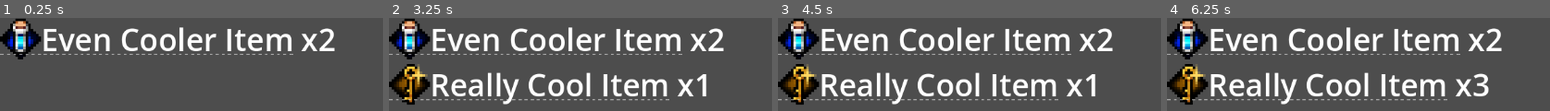
Above: before the commit, frames 1-4 (left to right).
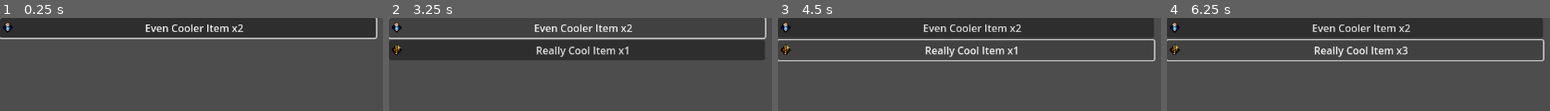
Above: after the commit, the same moments.

Repository: btarg/GodotRPG
Game: Godot game, scene res://control.tscn
The game is run twice, just before and just after one commit, with the same random seed, the same clock (stepped at 60 frames per second) and the same inputs.
Inputs (mouse positions are in pixels of both pictures, inside the frame that each line leads up to):
- Up to frame 1 (0.25 s): no input
- Up to frame 2 (3.25 s): click (576, 28) at 0.5 s, where only the run after the commit has a clickable "Even Cooler Item x2"; click (576, 28) at 1.25 s, where only the run after the commit has a clickable "Even Cooler Item x2"; click (576, 28) at 2 s, where only the run after the commit has a clickable "Even Cooler Item x2"; tap Enter at 2.75 s; tap Space (ui_select) at 3.02 s
- Up to frame 3 (4.5 s): click (965, 50) at 3.5 s, where only the run after the commit has a clickable "Really Cool Item x1"; click (965, 50) at 4.25 s, where only the run after the commit has a clickable "Really Cool Item x1"
- Up to frame 4 (6.25 s): click (1354, 50) at 5 s, where only the run after the commit has a clickable "Really Cool Item x1"; tap Space (ui_select) at 5.75, 6.02 s

The runs differ from the first frame. In frame 1, 28% of the frame differs, in the area x 0-99%, y 0-45%; in frame 2, 38%; in frame 3, 40%; in frame 4, 40%, in the area x 0-99%, y 0-94%.

Commit message:
i like gdscript

Diff:
--- a/InventoryTest.gd
+++ b/InventoryTest.gd
@@ -5,10 +5,9 @@
 var test_item := preload("res://Scripts/Inventory/Resources/new_item.tres") as BaseInventoryItem
 var test_item2 := preload("res://Scripts/Inventory/Resources/new_item2.tres") as BaseInventoryItem
 
-
 func _ready():
 	# Create some items
-	InventoryManager.connect("inventory_updated", update_inventory)
+	InventoryManager.connect("inventory_updated", Callable(self, "update_inventory"))
 
 	# Add items to the inventory
 	InventoryManager.add_item(test_item2, 2)
@@ -17,22 +16,39 @@
 	InventoryManager.print_inventory()
 
 func update_inventory(item: BaseInventoryItem, count: int, is_new_item: bool) -> void:
-
 	if is_new_item:
 		# Create a new item display
 		var item_label = preload("res://item_display.tscn").instantiate()
 		# Set the text of the item display
-		item_label.text = item.get_rich_name() + " x" + str(count)
+		item_label.text = item.item_name + " x" + str(count)
+		item_label.icon = load(item.get_icon_path())
+		# Connect the button press signal and bind the item as a parameter
+		item_label.connect("pressed", _on_item_label_pressed.bind(item))
+
 		# Set the name of the item display to the item ID
 		item_label.name = item.item_id
 		# Add the item display to the inventory list
 		$InventoryList.add_child(item_label)
+		# if it is the first item, focus it
+		if $InventoryList.get_child_count() == 1:
+			item_label.grab_focus()
+
 	else:
 		# Find the item display by name
 		var item_label = $InventoryList.get_node(item.item_id)
 		# Update the text of the item display
-		item_label.text = item.get_rich_name() + " x" + str(InventoryManager.get_item_count(item.item_id))
+		item_label.text = item.item_name + " x" + str(InventoryManager.get_item_count(item.item_id))
+		#item_label.text = item.get_rich_name() + " x" + str(InventoryManager.get_item_count(item.item_id))
 
+func _on_item_label_pressed(item: BaseInventoryItem) -> void:
+	print("Button clicked for item: " + item.item_name + " x" + str(InventoryManager.get_item_count(item.item_id)))
+	var status = item.use()
+	if status == BaseInventoryItem.UseStatus.CONSUMED_HP or status == BaseInventoryItem.UseStatus.CONSUMED_MP:
+		print("Item consumed")
+	elif status == BaseInventoryItem.UseStatus.CANNOT_USE:
+		print("Item cannot be used")
+	elif status == BaseInventoryItem.UseStatus.EQUIPPED:
+		print("Item equipped")
 
 # on input add an item
 func _input(event):
--- a/Scripts/Inventory/Item.gd
+++ b/Scripts/Inventory/Item.gd
@@ -8,6 +8,12 @@
 	CONSUMABLE_MP,
 	QUEST,
 	MISC
+}
+enum UseStatus {
+	CONSUMED_HP,
+	CONSUMED_MP,
+	CANNOT_USE,
+	EQUIPPED
 }
 
 # Declare the class and its properties
@@ -22,8 +28,7 @@
 	self.item_name = _item_name
 	self.max_stack = _max_stack
 
-func get_rich_name(icon_size: int = 64) -> String:
-	# icon path switch statement based on enum type
+func get_icon_path() -> String:
 	var icon_path: String = ""
 	match item_type:
 		ItemType.WEAPON:
@@ -41,5 +46,20 @@
 			icon_path = "res://Assets/Icons/item_misc.png"
 		_:
 			icon_path = "res://Assets/Icons/item_misc.png"
+	return icon_path
 
+func get_rich_name(icon_size: int = 64) -> String:
+	var icon_path = get_icon_path()
 	return "[hint=%s][img=%s]%s[/img]%s[/hint]" % [item_description, icon_size, icon_path, item_name]
+
+
+func use() -> UseStatus:
+	if item_type == ItemType.CONSUMABLE_HP:
+		print("HP Item used: %s" % item_name)
+		return UseStatus.CONSUMED_HP
+	elif item_type == ItemType.CONSUMABLE_MP:
+		print("MP Item used: %s" % item_name)
+		return UseStatus.CONSUMED_MP
+	else:
+		print("Item cannot be consumed: %s" % item_name)
+		return UseStatus.CANNOT_USE
--- a/control.tscn
+++ b/control.tscn
@@ -13,5 +13,5 @@
 
 [node name="InventoryList" type="VBoxContainer" parent="."]
 layout_mode = 0
-offset_right = 1152.0
+offset_right = 586.0
 offset_bottom = 67.0
--- a/item_display.tscn
+++ b/item_display.tscn
@@ -1,8 +1,9 @@
-[gd_scene format=3 uid="uid://bwrm0kxlr0m34"]
+[gd_scene load_steps=2 format=3 uid="uid://bwrm0kxlr0m34"]
 
-[node name="RichTextLabel" type="RichTextLabel"]
-texture_filter = 1
-theme_override_font_sizes/normal_font_size = 48
-bbcode_enabled = true
+[ext_resource type="Texture2D" uid="uid://dditb36nu4s3h" path="res://Assets/Icons/item_misc.png" id="1_iqtyo"]
+
+[node name="Button" type="Button"]
+offset_right = 8.0
+offset_bottom = 8.0
 text = "Hello world"
-fit_content = true
+icon = ExtResource("1_iqtyo")
Not shown, added: export_presets.cfg
